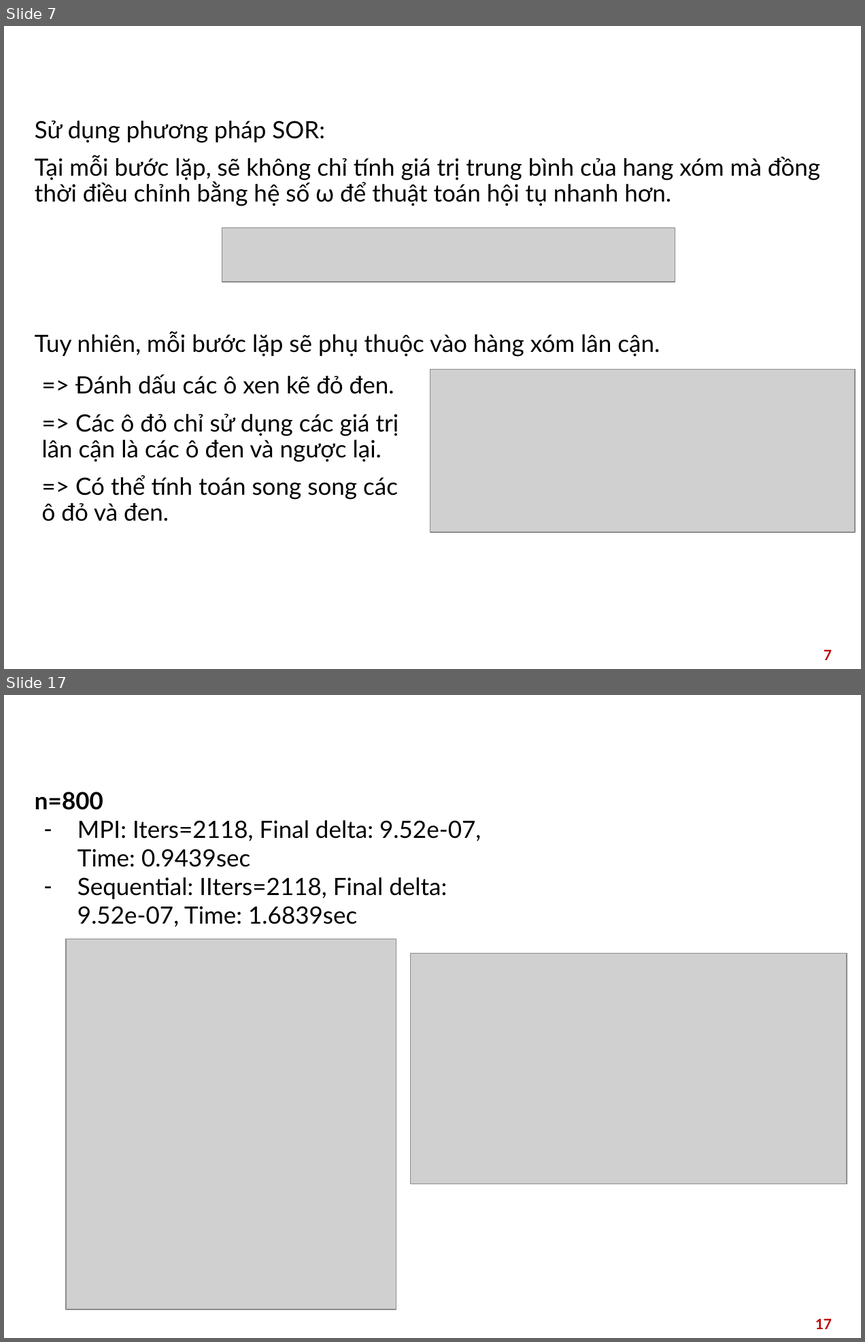
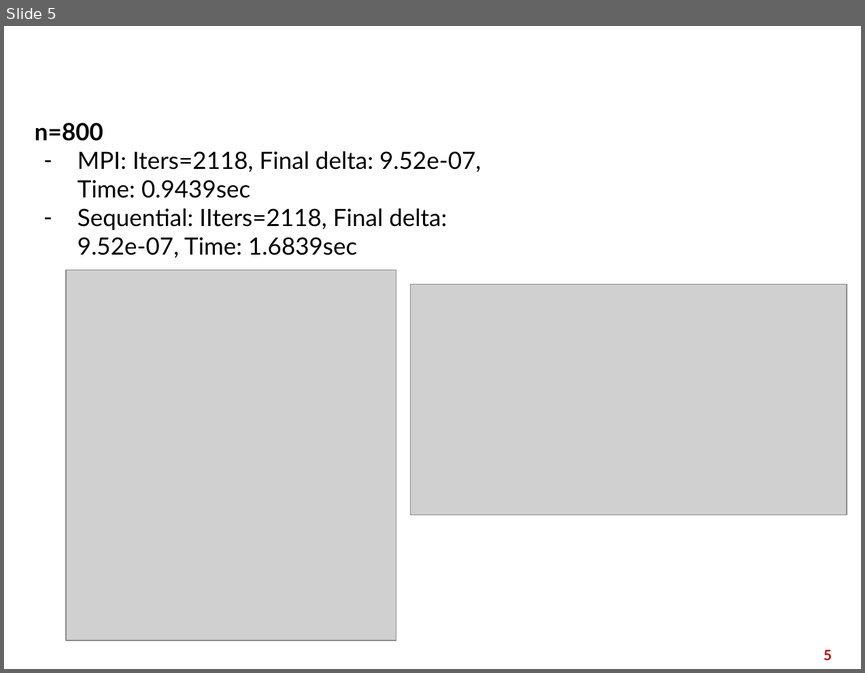
Before and after one commit to Namtxbk/tabusearch, a slide deck: Slide môn TÍnh Toán Hiệu Năng Cao.pptx. Shown one above the other, each under a label of ours: slides 7 and 17 before the commit, slide 5 after it; the slides between them are not shown. The pictures are 865x1342 and 865x673 pixels, drawn with LibreOffice and Linux fonts; fonts in the diff are those of the drawing; grey boxes stand for pictures; background and template pictures are left out. Boxes give left, top, right and bottom in pixels: in the first picture for what was removed or moved away, otherwise in the second. Text is boxed around its words. In the diff, an @@ line names an element or a change of style, - is before the commit and + after.

```diff
--- a/Slide môn TÍnh Toán Hiệu Năng Cao.pptx
+++ b/Slide môn TÍnh Toán Hiệu Năng Cao.pptx
@@ slide 7 removed at [4, 26, 861, 669], background picture (left out) @@
@@ text removed at [35, 121, 820, 356] @@
-Sử dụng phương pháp SOR:
-Tại mỗi bước lặp, sẽ không chỉ tính giá trị trung bình của hang xóm mà đồng thời điều chỉnh bằng hệ số ω để thuật toán hội tụ nhanh hơn.
-Tuy nhiên, mỗi bước lặp sẽ phụ thuộc vào hàng xóm lân cận.
@@ title removed at [372, 184, 481, 206] @@
-Thuật toán Red-Black SOR
@@ picture removed at [222, 228, 675, 282] @@
@@ picture removed at [430, 369, 855, 531] @@
@@ text removed at [42, 374, 399, 521] @@
-=> Đánh dấu các ô xen kẽ đỏ đen.
-=> Các ô đỏ chỉ sử dụng các giá trị lân cận là các ô đen và ngược lại.
-=> Có thể tính toán song song các ô đỏ và đen.
@@ page number removed at [823, 649, 832, 660] @@
-7
@@ what was slide 17 is now slide 5 @@
@@ page number at [823, 649, 832, 660]: text changed @@
-17
+5
```
Also in this commit, not shown: 3 slides added, 14 other slides removed, 10 other files.
